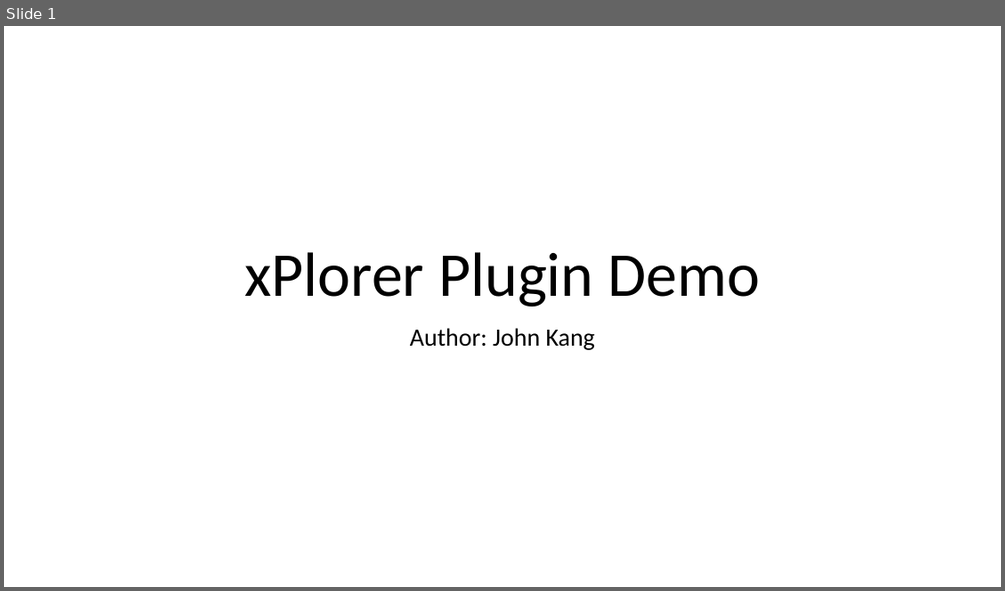
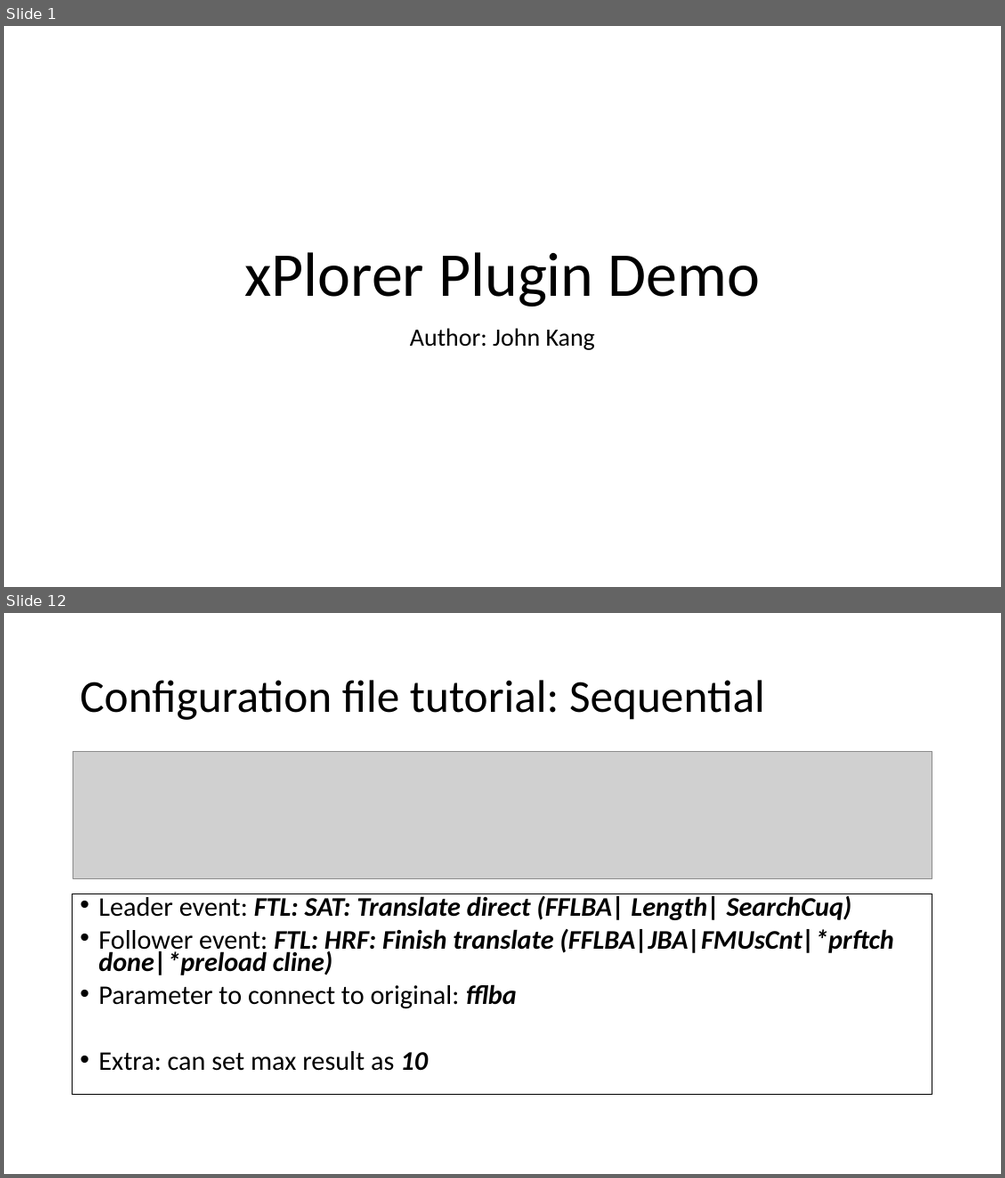
Before and after one commit to janlang1/Western-Digital, a slide deck: xPlorer Plugin Demo.pptx. Shown one above the other, each under a label of ours: slide 1 before the commit, slides 1 and 12 after it; the slides between them are not shown. The pictures are 1005x591 and 1005x1178 pixels, drawn with LibreOffice and Linux fonts; fonts in the diff are those of the drawing; grey boxes stand for pictures. Boxes give left, top, right and bottom in pixels: in the first picture for what was removed or moved away, otherwise in the second. Text is boxed around its words. In the diff, an @@ line names an element or a change of style, - is before the commit and + after.

```diff
--- a/xPlorer Plugin Demo.pptx
+++ b/xPlorer Plugin Demo.pptx
@@ slide 12 added at bbox=[4, 613, 1001, 1174], background #FFFFFF @@
@@ title added at bbox=[80, 680, 765, 720], 44 pt, text #000000 @@
+Configuration file tutorial: Sequential
@@ picture added at bbox=[73, 751, 933, 878] @@
@@ text added at bbox=[73, 894, 933, 1094], outline #000000 0.75 pt, 25.9 pt, text #000000, bold, italic @@
+• Leader event: FTL: SAT: Translate direct (FFLBA| Length| SearchCuq)
+• Follower event: FTL: HRF: Finish translate (FFLBA|JBA|FMUsCnt|*prftch done|*preload cline)
+• Parameter to connect to original: fflba
+• Extra: can set max result as 10
```
Also in this commit, not shown: 3 slides changed, 12 other slides added, 4 slides removed, 8 other files.
